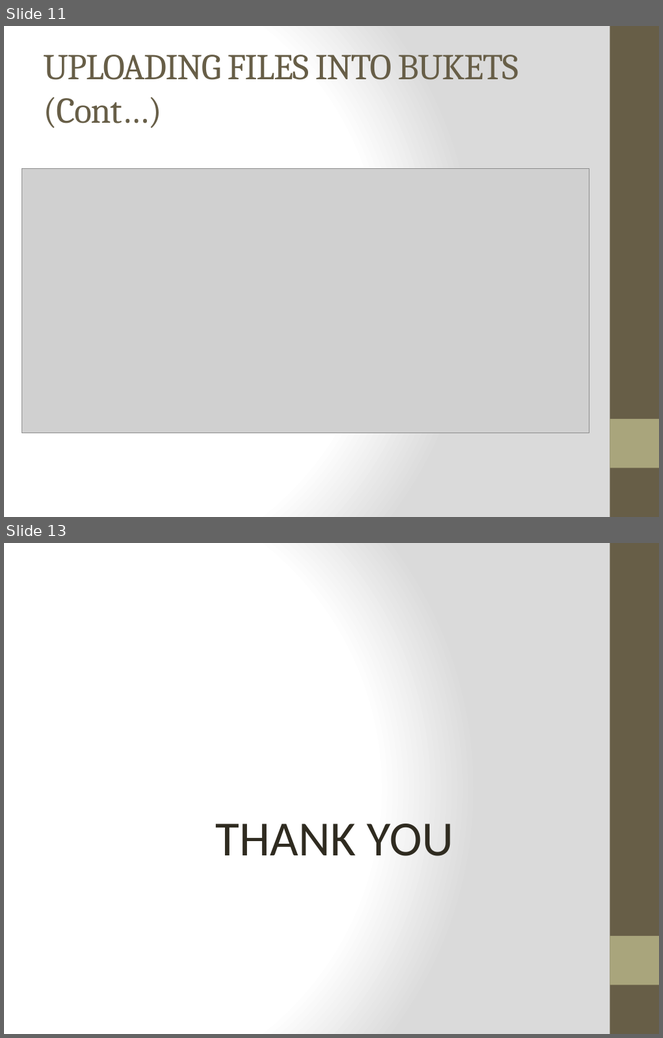
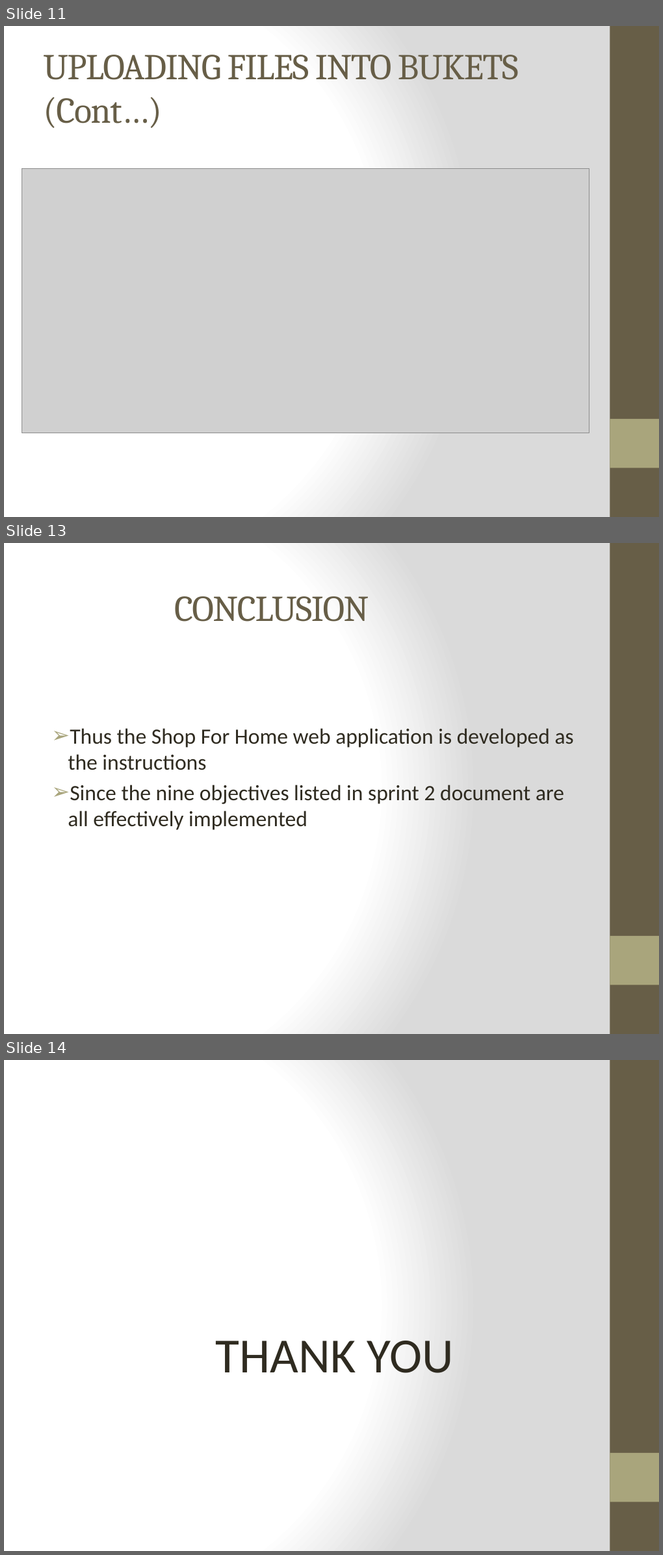
Before and after one commit to raja-raavi/B1-shopforhome, a slide deck: sprint 2 ppt.pptx. Shown one above the other, each under a label of ours: slides 11 and 13 before the commit, slides 11, 13 and 14 after it; the slides between them are not shown. The pictures are 663x1038 and 663x1555 pixels, drawn with LibreOffice and Linux fonts; fonts in the diff are those of the drawing; grey boxes stand for pictures. Boxes give left, top, right and bottom in pixels: in the first picture for what was removed or moved away, otherwise in the second. Text is boxed around its words. In the diff, an @@ line names an element or a change of style, - is before the commit and + after.

```diff
--- a/sprint 2 ppt.pptx
+++ b/sprint 2 ppt.pptx
@@ slide 13 added at (4,543,659,1034), background gradient #FFFFFF to #DADADA; not listed: 2 template elements that a slide beside it also shows @@
@@ title added at (174,596,369,622), 40 pt, text #675E47 @@
+CONCLUSION
@@ text added at (68,728,574,830), 24 pt, text #2F2B20 @@
+➢ Thus the Shop For Home web application is developed as the instructions
+➢ Since the nine objectives listed in sprint 2 document are all effectively implemented
@@ what was slide 13 is now slide 14 @@
```
Also in this commit, not shown: 2 slides changed, 1 other slide added, 1 slide removed, 1 other file.
